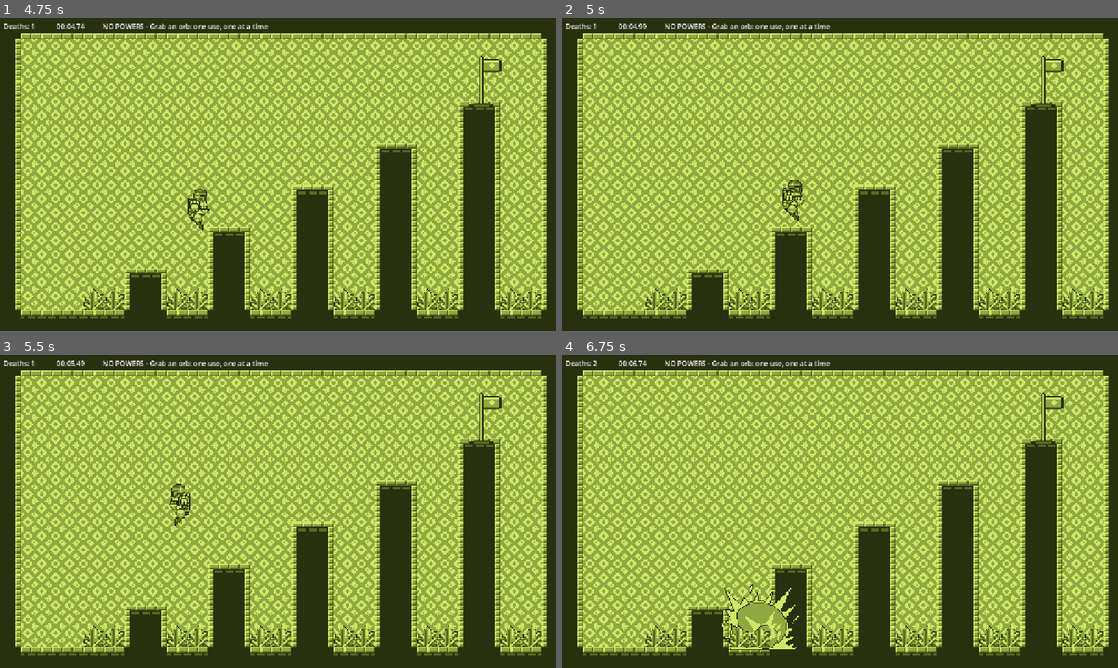
Above: before the commit, frames 1-4 (two rows, left to right).
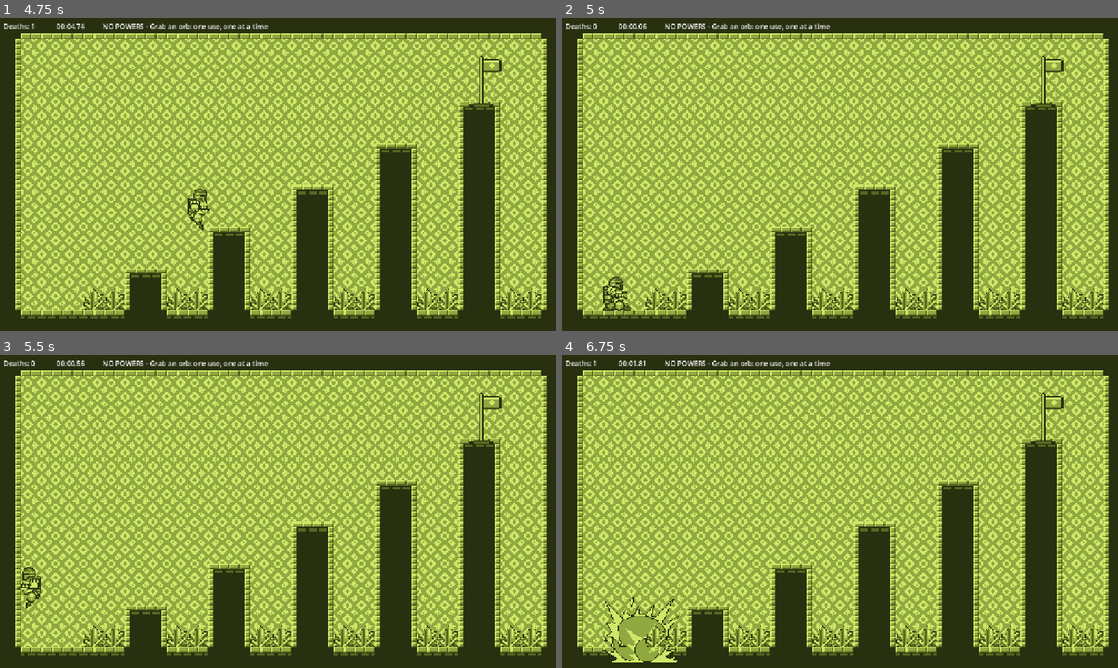
Above: after the commit, the same moments.

Repository: zliebowitz/ld60
Game: Godot game, scene res://scenes/title_screen.tscn
The game is run twice, just before and just after one commit, with the same random seed, the same clock (stepped at 60 frames per second) and the same inputs.
Inputs:
- Up to frame 1 (4.75 s): click "Start" at 0.5 s; tap Enter (suicide) at 1.25 s; hold Right (right) 1.28-2.78 s; tap Shift (dash) every 0.75 s from 1.35 to 4.35 s; tap Space (jump) at 1.52, 2.27, 3.77, 4.52 s; hold Left (left) 2.78-3.53 s; hold Right (right) from 3.53 s (still down)
- Up to frame 2 (5 s): keep holding Right (right); tap Backspace (restart, bound only after the commit) at 4.9 s
- Up to frame 3 (5.5 s): release Right (right) at 5.03 s; hold Left (left) from 5.03 s (still down); tap Shift (dash) at 5.1 s; tap Space (jump) at 5.27 s
- Up to frame 4 (6.75 s): release Left (left) at 5.78 s; hold Right (right) 5.78-6.53 s; tap Shift (dash) at 5.85, 6.6 s; hold Left (left) from 6.53 s (still down)

Frame 1 is identical in both runs. In frame 2, 0.6% of the frame differs, in the area x 5-44%, y 1-94%; in frame 3, 0.5%; in frame 4, 2.0%, in the area x 5-43%, y 1-99%.

Commit message:
added quick restart button

Diff:
--- a/speed-jumper/project.godot
+++ b/speed-jumper/project.godot
@@ -68,6 +68,12 @@
 , Object(InputEventJoypadButton,"resource_local_to_scene":false,"resource_name":"","device":-1,"button_index":3,"pressure":0.0,"pressed":false,"script":null)
 ]
 }
+restart={
+"deadzone": 0.2,
+"events": [Object(InputEventKey,"resource_local_to_scene":false,"resource_name":"","device":-1,"window_id":0,"alt_pressed":false,"shift_pressed":false,"ctrl_pressed":false,"meta_pressed":false,"pressed":false,"keycode":0,"physical_keycode":4194308,"key_label":0,"unicode":0,"location":0,"echo":false,"script":null)
+, Object(InputEventJoypadButton,"resource_local_to_scene":false,"resource_name":"","device":-1,"button_index":10,"pressure":0.0,"pressed":true,"script":null)
+]
+}
 
 [layer_names]
 
--- a/speed-jumper/scripts/main.gd
+++ b/speed-jumper/scripts/main.gd
@@ -2,6 +2,7 @@
 
 var level = 1
 var current_level_root: Node = null
+var restarting = false;
 
 # Called when the node enters the scene tree for the first time.
 func _ready() -> void:
@@ -11,7 +12,13 @@
 
 # Called every frame. 'delta' is the elapsed time since the previous frame.
 func _process(_delta: float) -> void:
-	pass
+	if not restarting and Input.is_action_just_pressed("restart"):
+		var player = current_level_root.get_node_or_null("Player")
+		if player:
+			restarting = true
+			player.can_move = false
+			call_deferred("_load_level",1)
+
 
 
 # LEVEL MANAGEMENT
@@ -24,6 +31,9 @@
 	add_child(current_level_root)
 	current_level_root.name = "LevelRoot"
 	_setup_level(current_level_root)
+	if restarting:
+		GameState.reset_run()
+		restarting = false
 
 func _setup_level(level_root: Node) -> void:
 	# Connect enemies
